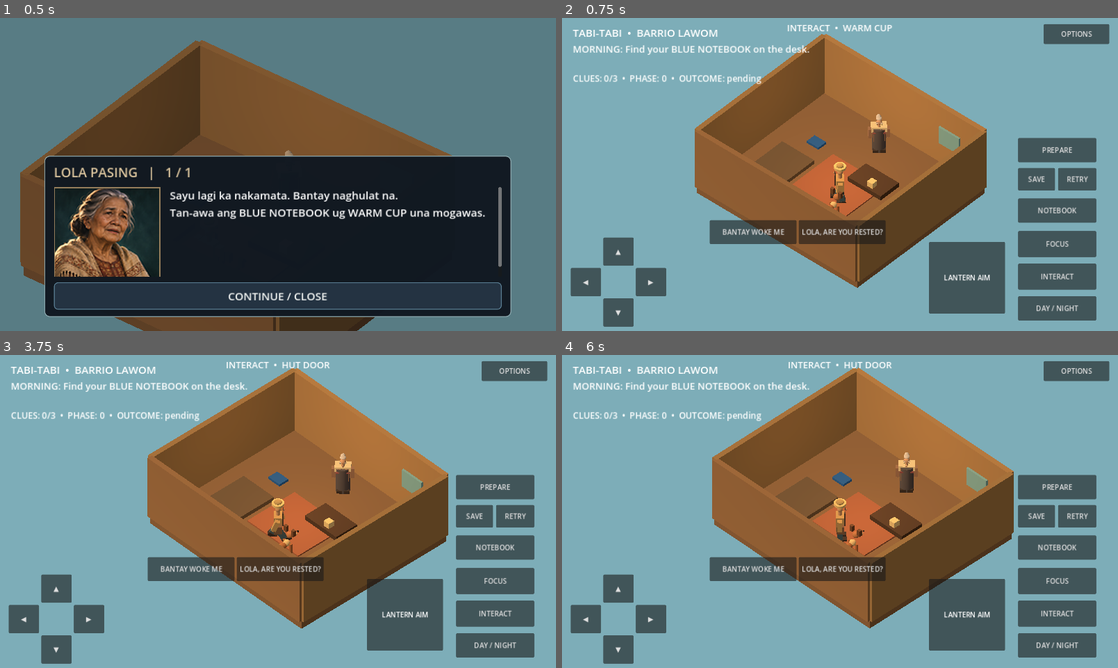
Above: before the commit, frames 1-4 (two rows, left to right).
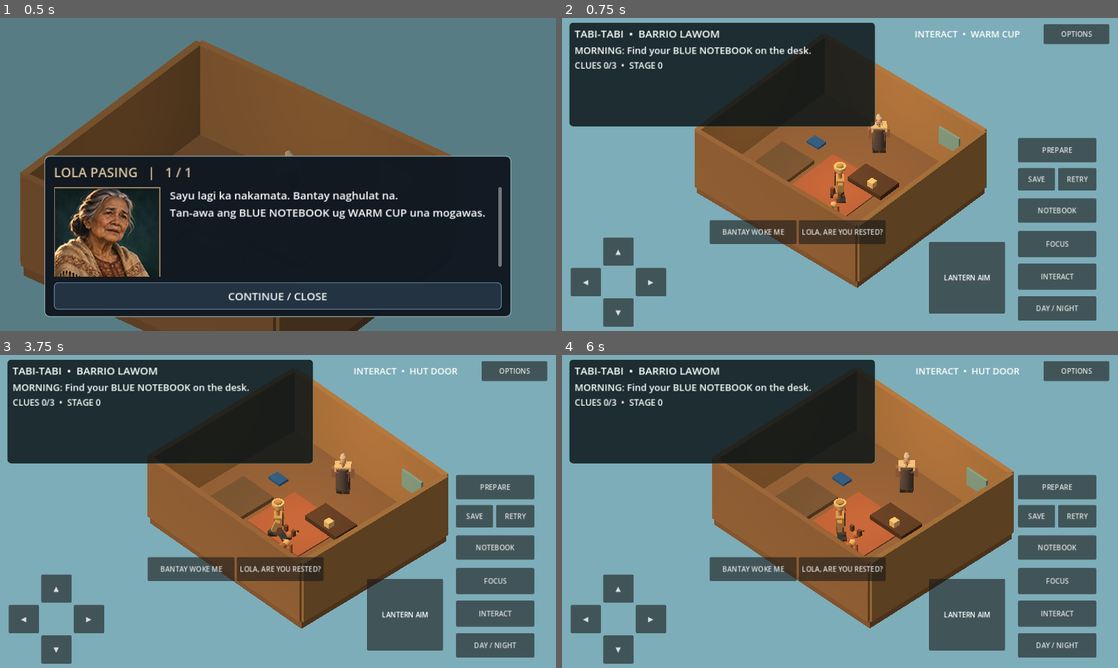
Above: after the commit, the same moments.

Repository: LokiJ07/Tabi-tabi
Game: Godot game, scene res://scenes/main.tscn
Same seed, same stepped clock (60 frames per second), same inputs: the game is played once before the commit and once after it.
Inputs (mouse positions are in pixels of both pictures, inside the frame that each line leads up to):
- Up to frame 1 (0.5 s): no input
- Up to frame 2 (0.75 s): tap Enter (ui_accept) at 0.5 s; move the mouse to (962, 158) at 0.52 s; hold Right (ui_right) from 0.53 s (still down); click (962, 158) at 0.67 s
- Up to frame 3 (3.75 s): tap Enter (ui_accept) at 0.77, 3.5 s; release Right (ui_right) at 1.25 s; drag from (166, 527) to (250, 574) at 1.27 s; move the mouse to (333, 442) at 2.02 s; hold Right (ui_right) 2.03-2.75 s; click (333, 442) at 2.17 s; drag from (250, 574) to (111, 464) at 2.77 s; move the mouse to (444, 558) at 3.52 s; hold Left (ui_left) from 3.53 s (still down); click (444, 558) at 3.67 s
- Up to frame 4 (6 s): tap Enter (ui_accept) at 3.77, 5.75 s; release Left (ui_left) at 4.25 s; drag from (673, 464) to (756, 433) at 4.27 s; move the mouse to (867, 511) at 5.02 s; hold Down (ui_down) 5.03-5.75 s; click (867, 511) at 5.17 s; drag from (756, 433) to (728, 527) at 5.77 s

Frame 1 is identical in both runs. In frame 2, 18% of the frame differs, in the area x 1-83%, y 1-35%; in frame 3, 18%; in frame 4, 18%.

Commit message:
fix(night1): unclutter Stage 3 objective HUD and illuminate green landing

Diff:
--- a/scripts/encounters/santelmo_actor.gd
+++ b/scripts/encounters/santelmo_actor.gd
@@ -40,7 +40,34 @@
 	add_child(light)
 	true_reflection = _make_reflection("CURRENT_ALIGNED", Vector3(-8.0, 0.28, 15.5), CALM)
 	false_reflection = _make_reflection("FALSE_MIRROR", Vector3(-5.0, 0.28, 15.5), Color(0.4, 0.8, 0.95))
-	landing_marker = _make_reflection("SAFE_LANDING_GUIDE", SAFE_LANDING, Color(0.45, 0.95, 0.69))
+	landing_marker = _make_reflection("SAFE_LANDING_GUIDE", SAFE_LANDING, Color("#50ff98"))
+	# A larger ground ring and an elevated, gently pulsing green beacon
+	# make the landing readable behind the NPCs on small Android screens.
+	var landing_disc := landing_marker.get_child(0) as MeshInstance3D
+	var disc_mesh := landing_disc.mesh as CylinderMesh
+	disc_mesh.top_radius = 1.05
+	disc_mesh.bottom_radius = 1.05
+	disc_mesh.height = 0.085
+	var beacon := MeshInstance3D.new()
+	beacon.name = "SafeLandingBeacon"
+	var beacon_mesh := SphereMesh.new()
+	beacon_mesh.radius = 0.28
+	beacon_mesh.height = 0.56
+	beacon.mesh = beacon_mesh
+	beacon.position = Vector3(0, 0.92, 0)
+	var green := StandardMaterial3D.new()
+	green.shading_mode = BaseMaterial3D.SHADING_MODE_UNSHADED
+	green.albedo_color = Color(0.37, 1.0, 0.57, 0.87)
+	green.transparency = BaseMaterial3D.TRANSPARENCY_ALPHA
+	beacon.material_override = green
+	landing_marker.add_child(beacon)
+	var spill := OmniLight3D.new()
+	spill.name = "SafeGreenSpill"
+	spill.position = Vector3(0, 0.75, 0)
+	spill.light_color = Color(0.52, 1.0, 0.65)
+	spill.light_energy = 0.55
+	spill.omni_range = 3.3
+	landing_marker.add_child(spill)
 	set_encounter_phase(0)
 
 
@@ -106,7 +133,12 @@
 		if landing_marker.visible:
 			var marker_mesh := landing_marker.get_child(0) as MeshInstance3D
 			var marker_material := marker_mesh.material_override as StandardMaterial3D
-			marker_material.albedo_color.a = 0.56 + 0.18 * sin(time * 2.2)
+			marker_material.albedo_color.a = 0.70 + 0.16 * sin(time * 2.2)
+			var beacon := landing_marker.get_node_or_null("SafeLandingBeacon") as MeshInstance3D
+			if beacon != null:
+				beacon.position.y = 0.92 + 0.16 * sin(time * 1.8)
+				var beacon_mat := beacon.material_override as StandardMaterial3D
+				beacon_mat.albedo_color.a = 0.73 + 0.18 * sin(time * 2.1)
 	return alarm
 
 
--- a/scripts/main.gd
+++ b/scripts/main.gd
@@ -66,6 +66,8 @@
 var camera_director = CinematicCamera.new()
 var camera: Camera3D
 var lantern: SpotLight3D
+var status_panel: PanelContainer
+var status_stack: VBoxContainer
 var info: Label
 var objective: Label
 var dialogue: PanelContainer
@@ -183,9 +185,14 @@
 			_show_dialogue("Bantay leads you back from the frightening light. You can RETRY the safe checkpoint or ACCEPT PARTIAL.")
 			_refresh_choices()
 			_update_objective()
-		alarm_label.text = "Santelmo: %s  |  Strong Focus makes it retreat" % ("ALARMED: lower your light" if light_alarm > 0.65 else "watching" if light_alarm > 0.2 else "calm")
+		alarm_label.text = "SANTELMO • %s" % ("ALARMED — lower Focus" if light_alarm > 0.65 else "WATCHING — avoid direct Focus" if light_alarm > 0.2 else "CALM — avoid aiming at it")
 	if courage_label != null:
-		courage_label.text = "COURAGE: %d / 100" % roundi(story.courage) if is_night and story.phase >= 1 and story.phase <= 3 else ""
+		courage_label.text = "COURAGE %d / 100" % roundi(story.courage) if is_night and story.phase >= 1 and story.phase <= 3 else ""
+		courage_label.visible = courage_label.text != ""
+	if alarm_label != null:
+		alarm_label.visible = is_night and story.phase >= 1 and story.phase <= 3
+	if dog_warning_label != null:
+		dog_warning_label.visible = dog_warning_label.text != ""
 	for i in range(ambient_walkers.size()):
 		var villager := ambient_walkers[i]
 		villager.visible = not is_night
@@ -559,17 +566,48 @@
 	gameplay_hud.set_anchors_and_offsets_preset(Control.PRESET_FULL_RECT)
 	gameplay_hud.mouse_filter = Control.MOUSE_FILTER_IGNORE
 	root.add_child(gameplay_hud)
+	# A vertical, wrapping status card prevents the objective, clue progress,
+	# Santelmo alarm, companion alerts and courage from occupying fixed Y slots.
+	status_panel = PanelContainer.new()
+	status_panel.name = "QuestStatusCard"
+	status_panel.anchor_left = 0.0
+	status_panel.anchor_right = 0.57
+	status_panel.anchor_top = 0.0
+	status_panel.anchor_bottom = 0.0
+	status_panel.offset_left = 16.0
+	status_panel.offset_right = -8.0
+	status_panel.offset_top = 10.0
+	status_panel.offset_bottom = 250.0
+	status_panel.mouse_filter = Control.MOUSE_FILTER_IGNORE
+	var status_style := StyleBoxFlat.new()
+	status_style.bg_color = Color(0.035, 0.075, 0.09, 0.83)
+	status_style.border_color = Color(0.38, 0.62, 0.56, 0.48)
+	status_style.set_border_width_all(1)
+	status_style.set_corner_radius_all(9)
+	status_style.content_margin_left = 13
+	status_style.content_margin_right = 13
+	status_style.content_margin_top = 8
+	status_style.content_margin_bottom = 8
+	status_panel.add_theme_stylebox_override("panel", status_style)
+	gameplay_hud.add_child(status_panel)
+	status_stack = VBoxContainer.new()
+	status_stack.name = "StatusRows"
+	status_stack.mouse_filter = Control.MOUSE_FILTER_IGNORE
+	status_stack.add_theme_constant_override("separation", 5)
+	status_panel.add_child(status_stack)
 	info = Label.new()
-	info.position = Vector2(25, 16)
+	info.name = "VillageHeading"
 	info.text = "TABI-TABI  •  BARRIO LAWOM"
 	info.add_theme_font_size_override("font_size", 24)
-	gameplay_hud.add_child(info)
+	info.add_theme_color_override("font_color", Color("#f3e2b8"))
+	status_stack.add_child(info)
 	objective = Label.new()
-	objective.position = Vector2(25, 56)
+	objective.name = "QuestObjective"
 	objective.add_theme_font_size_override("font_size", 22)
 	objective.autowrap_mode = TextServer.AUTOWRAP_WORD_SMART
-	objective.size = Vector2(760, 65)
-	gameplay_hud.add_child(objective)
+	objective.size_flags_horizontal = Control.SIZE_EXPAND_FILL
+	objective.add_theme_color_override("font_color", Color("#f2f5f2"))
+	status_stack.add_child(objective)
 	_make_button(gameplay_hud, "◀", Vector2(20, 575), Vector2(70, 65), func(): _set_button_axis("left", true), func(): _set_button_axis("left", false))
 	_make_button(gameplay_hud, "▶", Vector2(170, 575), Vector2(70, 65), func(): _set_button_axis("right", true), func(): _set_button_axis("right", false))
 	_make_button(gameplay_hud, "▲", Vector2(95, 505), Vector2(70, 65), func(): _set_button_axis("up", true), func(): _set_button_axis("up", false))
@@ -594,30 +632,37 @@
 	_make_button(gameplay_hud, "SAVE", Vector2(1050, 345), Vector2(85, 52), _save_story, func(): pass)
 	_make_button(gameplay_hud, "RETRY", Vector2(1142, 345), Vector2(88, 52), _retry_story, func(): pass)
 	interact_hint = Label.new()
-	interact_hint.anchor_left = 0.30
-	interact_hint.anchor_right = 0.70
+	# The interaction prompt occupies a separate top-right zone instead of
+	# crossing the left-hand objective/status card.
+	interact_hint.name = "NearbyPrompt"
+	interact_hint.anchor_left = 0.60
+	interact_hint.anchor_right = 0.86
 	interact_hint.anchor_top = 0.0
 	interact_hint.anchor_bottom = 0.0
-	interact_hint.offset_top = 8
-	interact_hint.offset_bottom = 46
+	interact_hint.offset_top = 9
+	interact_hint.offset_bottom = 66
+	interact_hint.autowrap_mode = TextServer.AUTOWRAP_WORD_SMART
+	interact_hint.vertical_alignment = VERTICAL_ALIGNMENT_CENTER
 	interact_hint.horizontal_alignment = HORIZONTAL_ALIGNMENT_CENTER
 	interact_hint.add_theme_font_size_override("font_size", 21)
 	interact_hint.add_theme_color_override("font_color", Color(0.98, 0.86, 0.60))
 	gameplay_hud.add_child(interact_hint)
 	courage_label = Label.new()
-	courage_label.position = Vector2(25, 196)
+	courage_label.name = "CourageStatus"
 	courage_label.add_theme_font_size_override("font_size", 20)
 	courage_label.add_theme_color_override("font_color", Color(0.98, 0.86, 0.61))
-	gameplay_hud.add_child(courage_label)
+	status_stack.add_child(courage_label)
 	dog_warning_label = Label.new()
-	dog_warning_label.position = Vector2(25, 160)
+	dog_warning_label.name = "CompanionWarning"
+	dog_warning_label.autowrap_mode = TextServer.AUTOWRAP_WORD_SMART
 	dog_warning_label.add_theme_font_size_override("font_size", 18)
 	dog_warning_label.add_theme_color_override("font_color", Color(0.95, 0.76, 0.42))
-	gameplay_hud.add_child(dog_warning_label)
+	status_stack.add_child(dog_warning_label)
 	stage_label = Label.new()
-	stage_label.position = Vector2(25, 125)
+	stage_label.name = "ClueAndGuideProgress"
+	stage_label.autowrap_mode = TextServer.AUTOWRAP_WORD_SMART
 	stage_label.add_theme_font_size_override("font_size", 20)
-	gameplay_hud.add_child(stage_label)
+	status_stack.add_child(stage_label)
 	for i in range(3):
 		var index := i
 		var action := Button.new()
@@ -635,9 +680,18 @@
 		choice_buttons.append(action)
 	_refresh_choices()
 	alarm_label = Label.new()
-	alarm_label.position = Vector2(25, 95)
+	alarm_label.name = "SpiritAlert"
+	alarm_label.autowrap_mode = TextServer.AUTOWRAP_WORD_SMART
+	alarm_label.add_theme_color_override("font_color", Color("#e7ba7b"))
 	alarm_label.add_theme_font_size_override("font_size", 18)
-	gameplay_hud.add_child(alarm_label)
+	status_stack.add_child(alarm_label)
+	# Keep the briefing order stable even though the labels were created
+	# after the gameplay controls for backwards-compatible references.
+	status_stack.move_child(stage_label, 2)
+	status_stack.move_child(alarm_label, 3)
+	alarm_label.hide()
+	courage_label.hide()
+	dog_warning_label.hide()
 	modal_backdrop = ColorRect.new()
 	modal_backdrop.name = "ModalDimmer"
 	modal_backdrop.set_anchors_and_offsets_preset(Control.PRESET_FULL_RECT)
@@ -1212,11 +1266,11 @@
 	elif story.phase == 0:
 		objective.text = "Collect 3 clues, link evidence pairs in NOTEBOOK, then BEGIN."
 	elif story.phase == 1:
-		objective.text = "Stage 1: Study the light; let its alarm settle, then OBSERVE."
+		objective.text = "STAGE 1 • Let the Santelmo calm, then OBSERVE."
 	elif story.phase == 2:
-		objective.text = "Stage 2: Walk to a reflected light, then INSPECT; the real one follows the slow current."
+		objective.text = "STAGE 2 • Approach a reflection. INSPECT the one following the current."
 	elif story.phase == 3:
-		objective.text = "Stage 3: Stand near the GREEN landing ring; hold FOCUS toward the shore until the light follows." if story.guide_progress < 0.999 else "The light has reached the safe landing. Remember Mang Celso, defend, or retreat."
+		objective.text = "STAGE 3 • Stand by GREEN ring. HOLD FOCUS; aim toward SHORE." if story.guide_progress < 0.999 else "The light reached shore. Choose REMEMBER, DRIVE AWAY, or RETREAT."
 	else:
 		objective.text = "Night 1 completed."
 
@@ -1239,13 +1293,13 @@
 	elif story.phase == 2:
 		names = ["INSPECT LIGHT", "HINT", "RETREAT"]
 	elif story.phase == 3:
-		names = ["REMEMBER" if story.guide_progress >= 0.999 else "GUIDE TO SHORE", "DRIVE AWAY" if story.kit.has("signal_bell") else "NEED BELL", "RETREAT"]
+		names = ["REMEMBER" if story.guide_progress >= 0.999 else "HOW TO GUIDE", "DRIVE AWAY" if story.kit.has("signal_bell") else "NEED BELL", "RETREAT"]
 	else:
 		names = ["", "", ""]
 	for i in range(choice_buttons.size()):
 		choice_buttons[i].text = names[i]
 		choice_buttons[i].visible = names[i] != ""
-	stage_label.text = MorningAftermath.morning_label(story.outcome) if story.outcome != "" else "CLUES: %d/3  •  PHASE: %d  •  GUIDE: %d%%" % [story.clues.size(), story.phase, roundi(story.guide_progress * 100.0)] if story.phase == 3 else "CLUES: %d/3  •  PHASE: %d  •  OUTCOME: pending" % [story.clues.size(), story.phase]
+	stage_label.text = MorningAftermath.morning_label(story.outcome) if story.outcome != "" else "CLUES %d/3  •  GUIDE %d%%" % [story.clues.size(), roundi(story.guide_progress * 100.0)] if story.phase == 3 else "CLUES %d/3  •  STAGE %d" % [story.clues.size(), story.phase]
 
 
 func _choose_story_action(index: int) -> void:
--- /dev/null
+++ b/tests/night01_stage3_hud_test.gd
@@ -0,0 +1,70 @@
+extends SceneTree
+## Regresses the exact phone screenshot: Stage 3 instructions previously
+## overlapped phase, alarm, nearby interaction prompt and courage text.
+const GameScene = preload("res://scenes/main.tscn")
+const Santelmo = preload("res://scripts/encounters/santelmo_actor.gd")
+var failures := 0
+
+func check(value: bool, label: String) -> void:
+	if not value:
+		failures += 1
+		printerr("Stage 3 HUD: " + label)
+
+func _initialize() -> void:
+	call_deferred("_run")
+
+func _run() -> void:
+	var game = GameScene.instantiate()
+	root.add_child(game)
+	await process_frame
+	game._close_dialogue()
+	game.in_lola_hut = false
+	game.talked_to_lola = true
+	game.talked_to_dado = true
+	game.is_night = true
+	game.story.phase = 3
+	game.story.guide_progress = 0.0
+	game._refresh_choices()
+	game._update_objective()
+	game.interact_hint.text = "INTERACT • OLD MOORING"
+	game.alarm_label.text = "SANTELMO • CALM"
+	game.alarm_label.show()
+	game.courage_label.text = "COURAGE 100 / 100"
+	game.courage_label.show()
+	await process_frame
+	await process_frame
+
+	check(game.status_panel.name == "QuestStatusCard", "quest gets one dedicated dark status card")
+	check(game.info.get_parent() == game.status_stack, "heading belongs in vertical status stack")
+	check(game.objective.get_parent() == game.status_stack, "wrapping objective belongs in vertical status stack")
+	check(game.stage_label.get_parent() == game.status_stack, "stage progress belongs in vertical status stack")
+	check(game.alarm_label.get_parent() == game.status_stack, "Santelmo warning belongs in vertical status stack")
+	check(game.courage_label.get_parent() == game.status_stack, "courage belongs in vertical status stack")
+	check(game.objective.autowrap_mode != TextServer.AUTOWRAP_OFF, "objective wraps for narrow landscape screens")
+	check(game.status_stack.get_child(1) == game.objective and game.status_stack.get_child(2) == game.stage_label, "objective followed by progress, not fixed overlapping coordinates")
+	check(game.objective.text.contains("GREEN") and game.objective.text.contains("SHORE"), "stage 3 guidance includes landing and safe direction")
+	check(game.choice_buttons[0].text == "HOW TO GUIDE", "stage 3 button no longer misleadingly promises immediate resolution")
+	check(game.interact_hint.anchor_left > game.status_panel.anchor_right, "nearby prompt on separate side of screen")
+	check(game.santelmo == null or game.santelmo.landing_marker != null, "existing Santelmo encounter is retained")
+
+	game.preferences.text_scale = 1.4
+	game._apply_preferences()
+	await process_frame
+	await process_frame
+	check(game.objective.get_theme_font_size("font_size") >= 30, "objective remains accessible at 140 percent")
+	check(game.status_panel.get_child(0) == game.status_stack, "status stack remains within card after scaling")
+
+	var creature = Santelmo.new()
+	root.add_child(creature)
+	creature.set_encounter_phase(3)
+	check(creature.landing_marker.visible, "landing ring is visible only for Stage 3")
+	check(creature.landing_marker.get_node_or_null("SafeLandingBeacon") != null, "green guidance marker extends above scenery")
+	check(creature.landing_marker.get_node_or_null("SafeGreenSpill") != null, "marker has localized green light")
+	var disc := creature.landing_marker.get_child(0) as MeshInstance3D
+	check((disc.mesh as CylinderMesh).top_radius >= 0.9, "green landing ring enlarged for small phones")
+	creature.set_encounter_phase(2)
+	check(not creature.landing_marker.visible, "landing marker hidden before stage 3")
+	creature.queue_free()
+	game.queue_free()
+	print("Stage 3 phone HUD and guidance visibility: ", "PASS" if failures == 0 else str(failures) + " failures")
+	quit(0 if failures == 0 else 1)
Not shown, added: docs/G5_STAGE3_HUD_VISIBILITY.md
